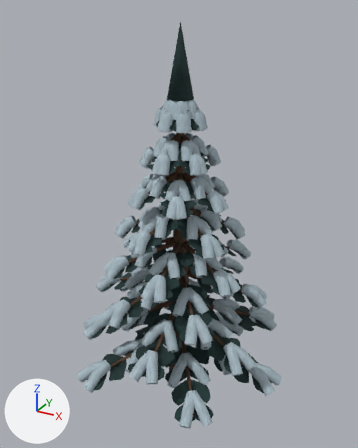
The glTF model godot/assets/models/prop_fir_0.glb, before and after one commit.
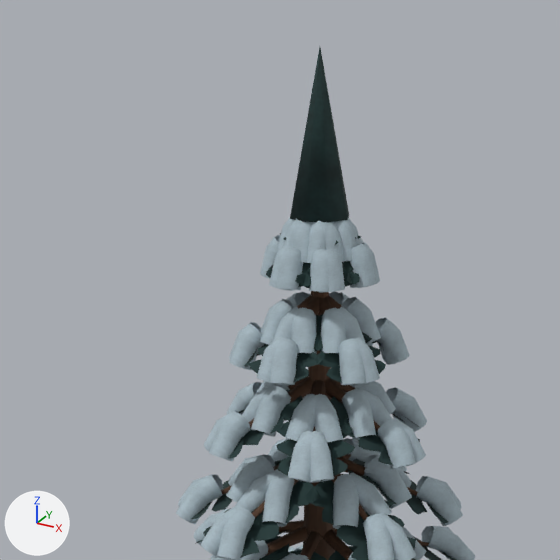
There are two pictures of each version: one whole from a camera (50 mm lens) standing at (3.48, -6.37, 6.09) and looking at (-0.02, 0.0, 2.91), one close up on the part from 10% to 81% of the width and 0% to 57% of the height. Arrows for +X, +Y and +Z are at lower left; the lights stay in place. The first two pictures are the older version. Where no turn or scale is listed for an object, it has been applied to the vertices. Vertices at exactly the same position are counted once.

The first close-up shows 'Fir_needles', 'Old_oak', 'Soft_windblown_snow'.
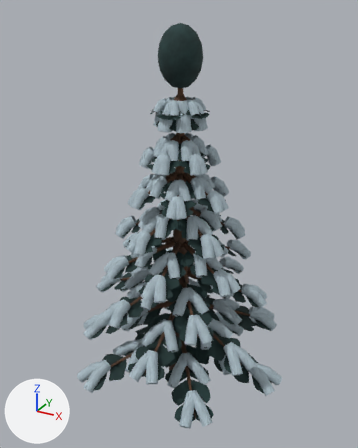
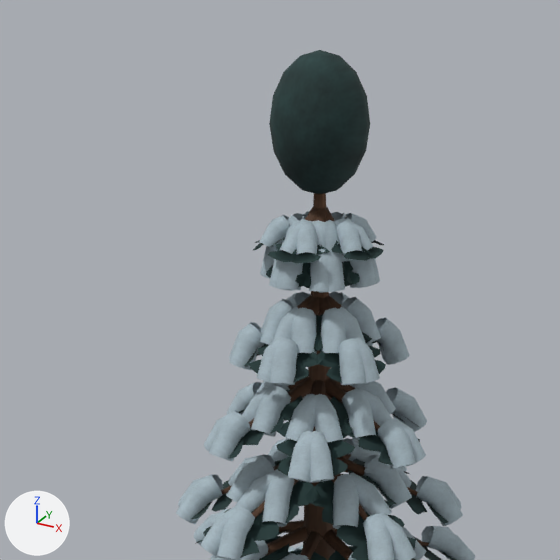
The change, as a list of edits to the scene's bpy script:
```text
Change me_fir_needles_384:
    used by ob_fir_needles; location = (0.0, 0.0, 0.0)
    remove me_fir_needles_384.from_pydata(...)  # 4425 vertices, 3854 faces; spans x -1.82..1.82, y -1.64..1.71, z 0.48..5.92
    add me_fir_needles_384.from_pydata(...)  # 4858 vertices, 4360 faces; spans x -1.82..1.82, y -1.64..1.71, z 0.48..5.89
    me_fir_needles_384 part 1: 5 vertices moved from x -0.2..0.2, y -0.2..0.2, z 4.87 to x -0.02..0.42, y -0.1..0.05, z 4.7..4.86; 4 vertices removed from x -0.14..0.14, y -0.14..0.14, z 4.87..5.92; 437 vertices added at x -0.44..0.44, y -0.45..0.43, z 4.66..5.89
Change me_soft_windblown_snow:
    used by ob_soft_windblown_snow; location = (0.0, 0.0, 0.0)
    remove me_soft_windblown_snow.from_pydata(...)  # 4608 vertices, 6144 faces; spans x -1.87..1.87, y -1.69..1.76, z 0.41..4.88
    add me_soft_windblown_snow.from_pydata(...)  # 4848 vertices, 6464 faces; spans x -1.87..1.87, y -1.69..1.76, z 0.41..4.88
    me_soft_windblown_snow part 2: the loose piece of 24 vertices spanning x 0.01..0.24, y -0.21..-0.02, z 4.59..4.88 is copied, and the copy is multiplied about its middle by the matrix ((0.696, 0.292, -0.218), (-0.245, 0.724, 0.185), (0.27, -0.096, 0.732)), then moved by (0.14, 0.02, 0.03); it spans x 0.17..0.38, y -0.2..0.0, z 4.65..4.88
    me_soft_windblown_snow part 3: the loose piece of 24 vertices spanning x 0.01..0.24, y -0.21..-0.02, z 4.59..4.88 is copied, and the copy is multiplied about its middle by the matrix ((0.58, 0.51, -0.147), (-0.457, 0.59, 0.246), (0.27, -0.096, 0.732)), then moved by (-0.07, -0.16, 0.03); it spans x -0.04..0.15, y -0.39..-0.18, z 4.65..4.88
    me_soft_windblown_snow part 4: the loose piece of 24 vertices spanning x -0.28..-0.05, y -0.16..0.06, z 4.59..4.88 is copied, and the copy is multiplied about its middle by the matrix ((0.749, -0.148, 0.189), (0.094, 0.75, 0.215), (-0.221, -0.183, 0.732)), then moved by (-0.08, -0.09, 0.03); it spans x -0.35..-0.15, y -0.25..-0.04, z 4.65..4.88
    me_soft_windblown_snow part 5: a new loose piece of 24 vertices spanning x 0.18..0.4, y -0.12..0.05, z 4.65..4.88, in mat_soft_windblown_snow
    me_soft_windblown_snow part 6: a new loose piece of 24 vertices spanning x -0.1..0.08, y -0.4..-0.18, z 4.65..4.88, in mat_soft_windblown_snow
    me_soft_windblown_snow part 7: a new loose piece of 24 vertices spanning x 0.07..0.29, y 0.13..0.32, z 4.65..4.88, in mat_soft_windblown_snow
    other edits to the shape of me_soft_windblown_snow do not show in these pictures
```

Boxes [x1, y1, x2, y2] around the edits, measured in the close-ups (560 x 560 px):
'Soft_windblown_snow', reshaped: before [176, 218, 475, 560]; after [176, 211, 475, 560]
'Fir_needles', reshaped: before [191, 47, 456, 560]; after [191, 50, 456, 560]
part 1 of me_fir_needles_384, built on: before [290, 47, 349, 222]; after [253, 50, 384, 264]
part 2 of me_soft_windblown_snow, added: after [336, 221, 362, 257]
part 3 of me_soft_windblown_snow, added: after [296, 222, 317, 255]
part 4 of me_soft_windblown_snow, added: after [259, 216, 290, 251]
part 5 of me_soft_windblown_snow, added: after [348, 220, 373, 252]
part 6 of me_soft_windblown_snow, added: after [280, 222, 304, 254]
part 7 of me_soft_windblown_snow, added: after [349, 214, 376, 242]
